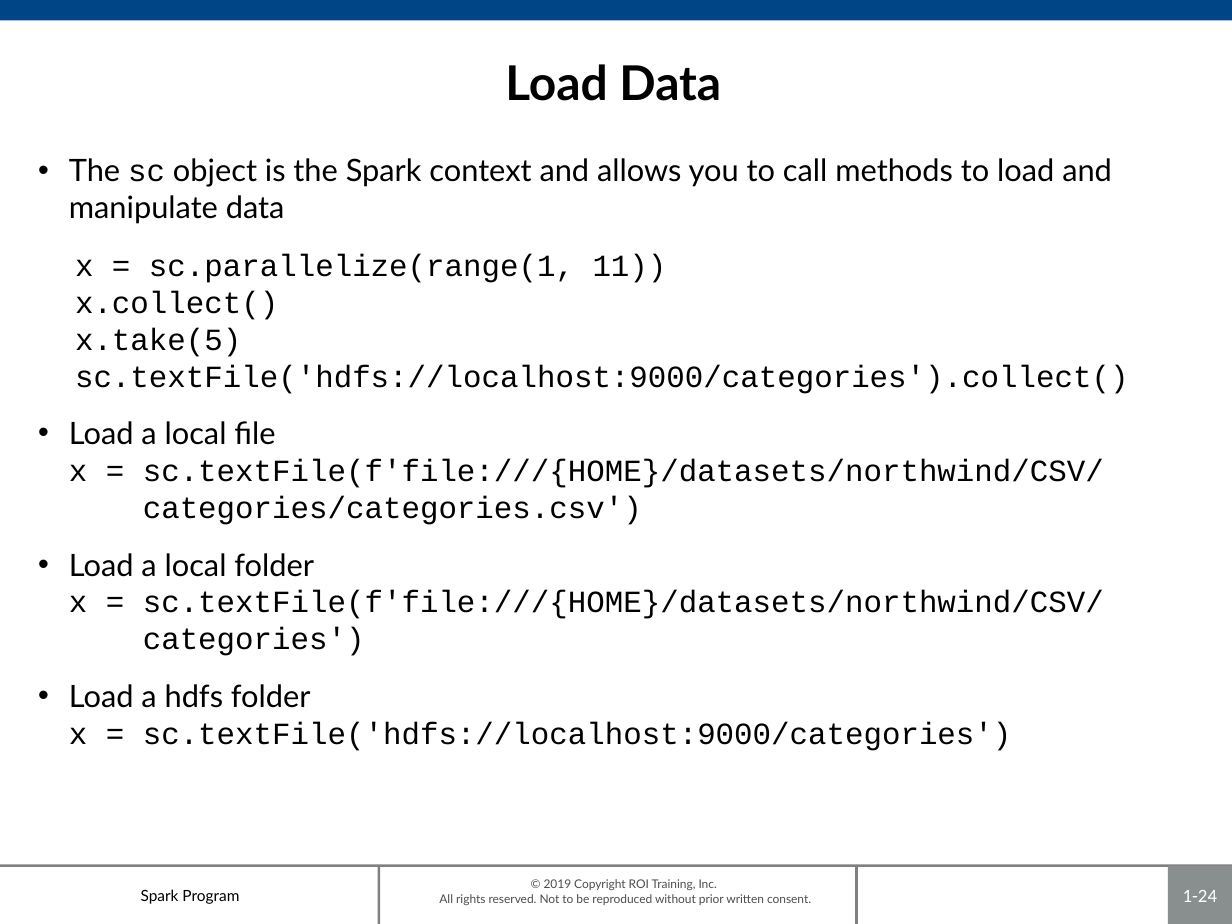
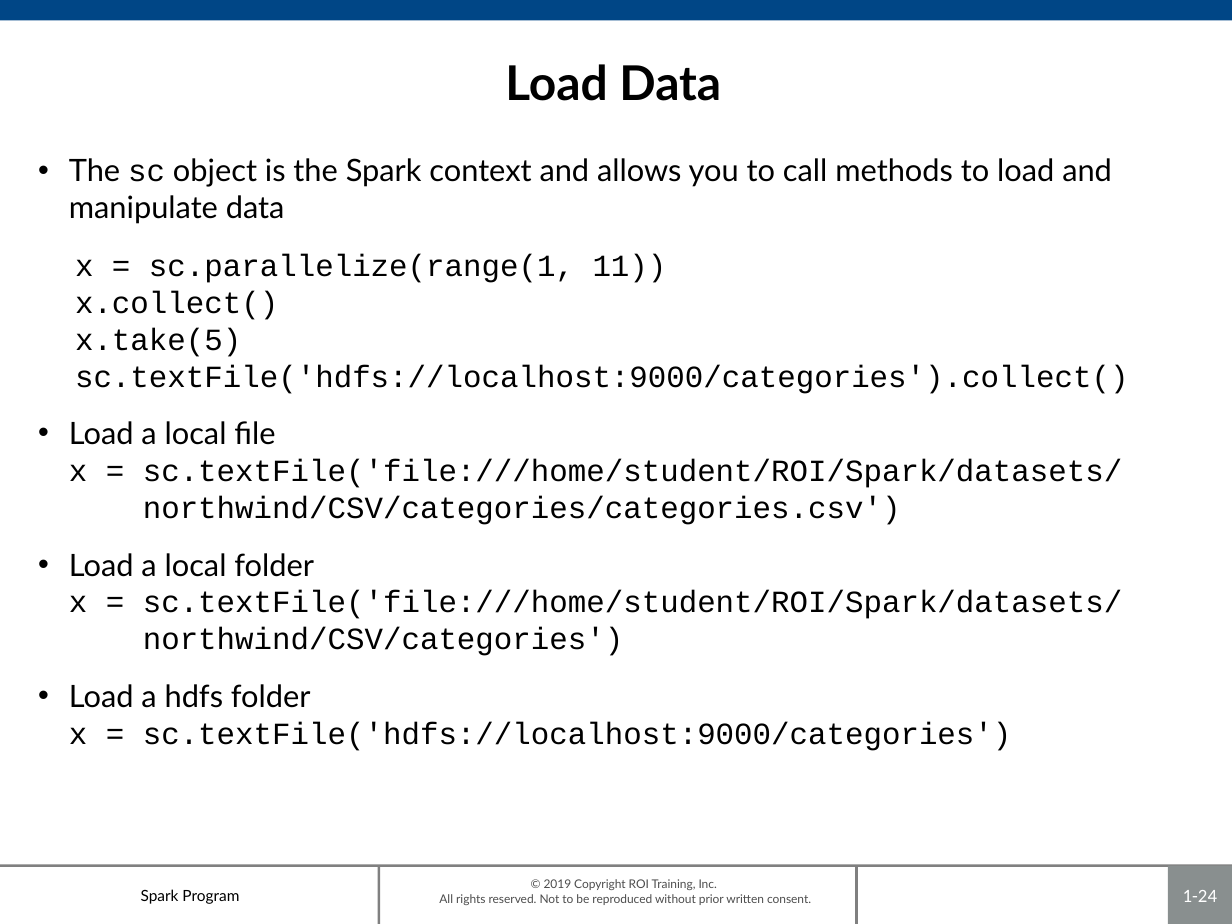
Before and after one commit to roitraining/SparkforDataEngineers, a slide deck: slide 24 of Ch01_IntroToSpark.pptx. Drawn at 1232x924 pixels with LibreOffice and Linux fonts; fonts in the diff are those of the drawing; background and template pictures are left out. Boxes give left, top, right and bottom in pixels: in the first picture for what was removed or moved away, otherwise in the second. Text is boxed around its words. In the diff, an @@ line names an element or a change of style, - is before the commit and + after.

Commit message:
0.1.02

```diff
--- a/Ch01_IntroToSpark.pptx
+++ b/Ch01_IntroToSpark.pptx
@@ text at <box>69,421,1123,525</box>: text changed @@
-• Load a local file
-  x = sc.textFile(f'file:///{HOME}/datasets/northwind/CSV/
-  categories/categories.csv')
+• Load a local file
+  x = sc.textFile('file:///home/student/ROI/Spark/datasets/
+  northwind/CSV/categories/categories.csv')
@@ text at <box>69,590,1123,656</box>: text changed @@
-  x = sc.textFile(f'file:///{HOME}/datasets/northwind/CSV/
-  categories')
+  x = sc.textFile('file:///home/student/ROI/Spark/datasets/
+  northwind/CSV/categories')
```
Also in this commit, not shown: 1 other slide changed.
